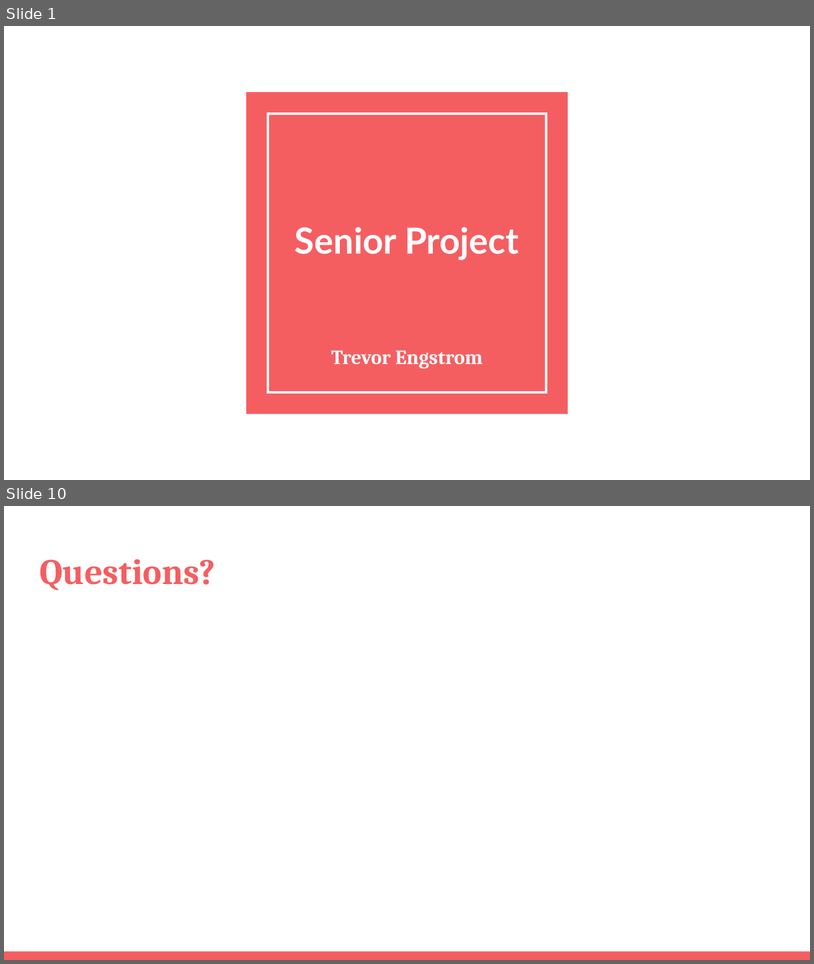
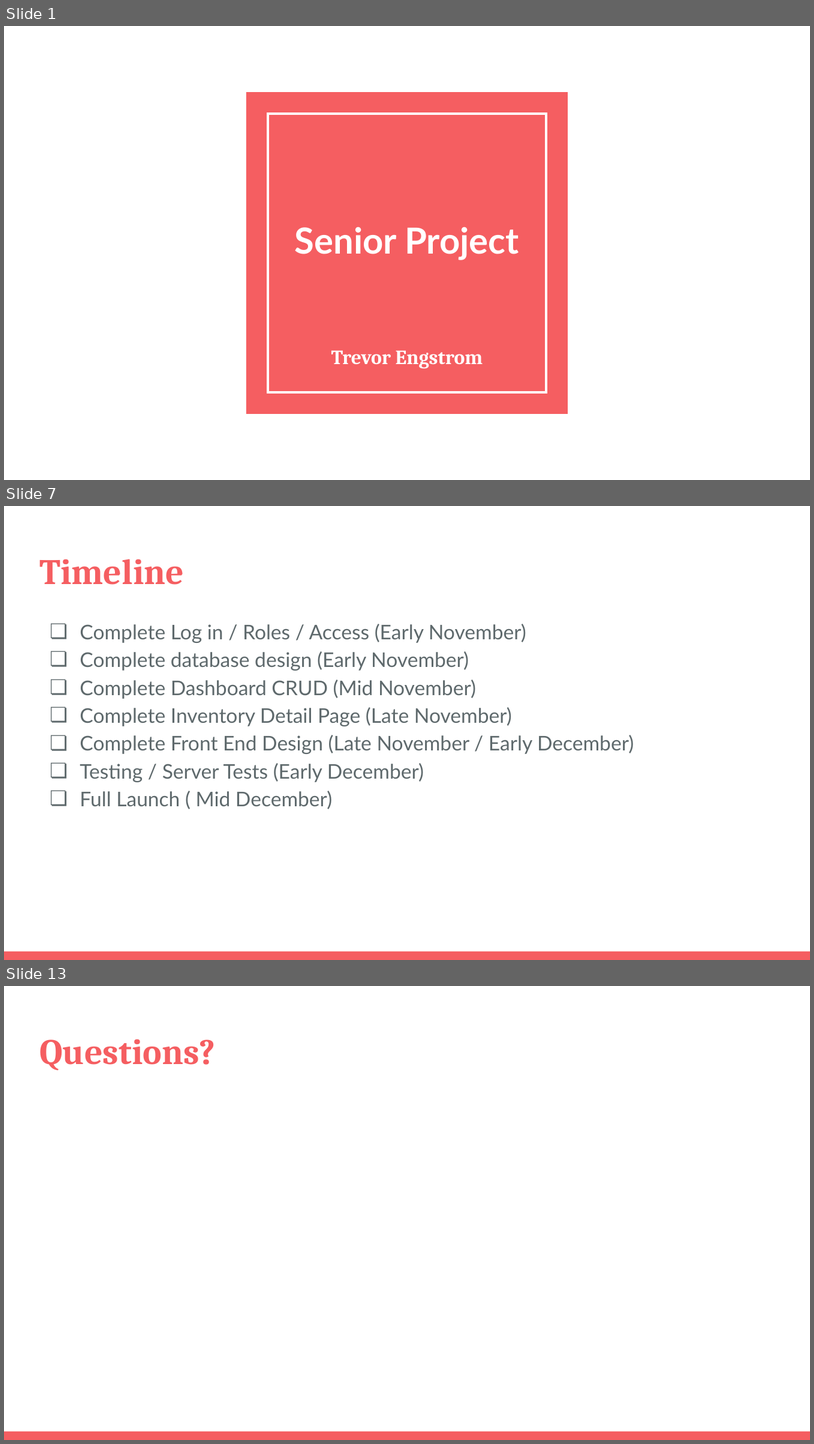
Before and after one commit to trevorengstrom/SeniorProject, a slide deck: Senior Project.pptx. Shown one above the other, each under a label of ours: slides 1 and 10 before the commit, slides 1, 7 and 13 after it; the slides between them are not shown. The pictures are 814x964 and 814x1444 pixels, drawn with LibreOffice and Linux fonts; fonts in the diff are those of the drawing. Boxes give left, top, right and bottom in pixels: in the first picture for what was removed or moved away, otherwise in the second. Text is boxed around its words. In the diff, an @@ line names an element or a change of style, - is before the commit and + after.

```diff
--- a/Senior Project.pptx
+++ b/Senior Project.pptx
@@ slide 7 added at bbox=[4, 506, 810, 960], background #FFFFFF; not listed: 1 template element that a slide beside it also shows @@
@@ title added at bbox=[39, 559, 184, 585], 32 pt, text #F55E61, bold @@
+Timeline
@@ text added at bbox=[80, 624, 634, 809], 18 pt, text #5E696C @@
+❏ Complete Log in / Roles / Access (Early November)
+❏ Complete database design (Early November)
+❏ Complete Dashboard CRUD (Mid November)
+❏ Complete Inventory Detail Page (Late November)
+❏ Complete Front End Design (Late November / Early December)
+❏ Testing / Server Tests (Early December)
+❏ Full Launch ( Mid December)
@@ what was slide 10 is now slide 13 @@
```
Also in this commit, not shown: 10 other slides added, 8 slides removed.
